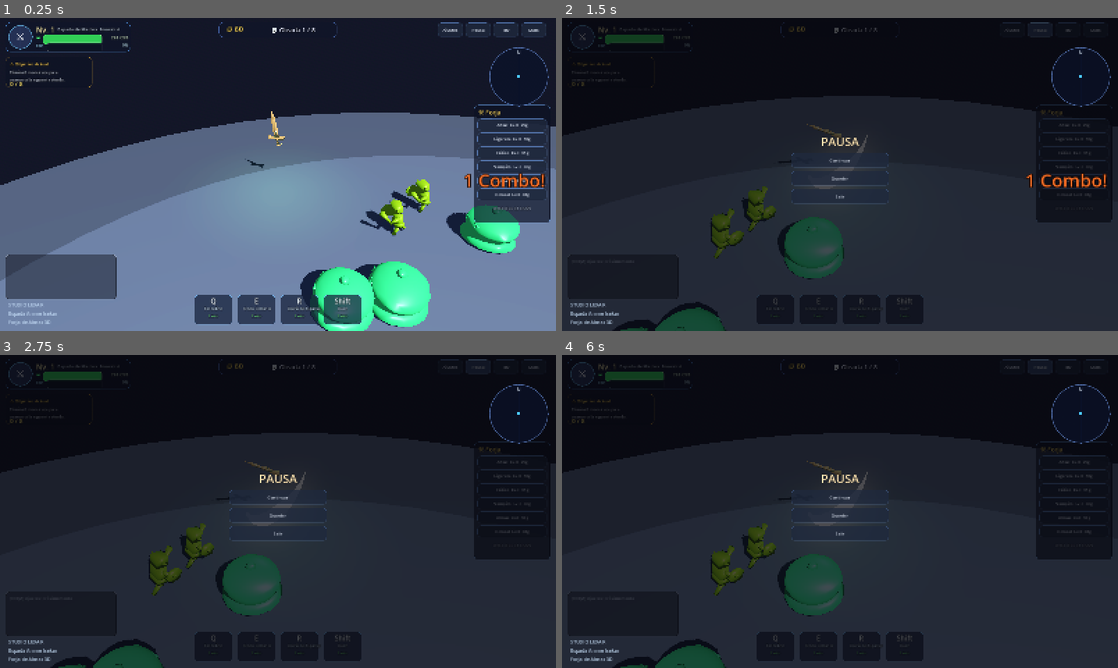
Above: before the commit, frames 1-4 (two rows, left to right).
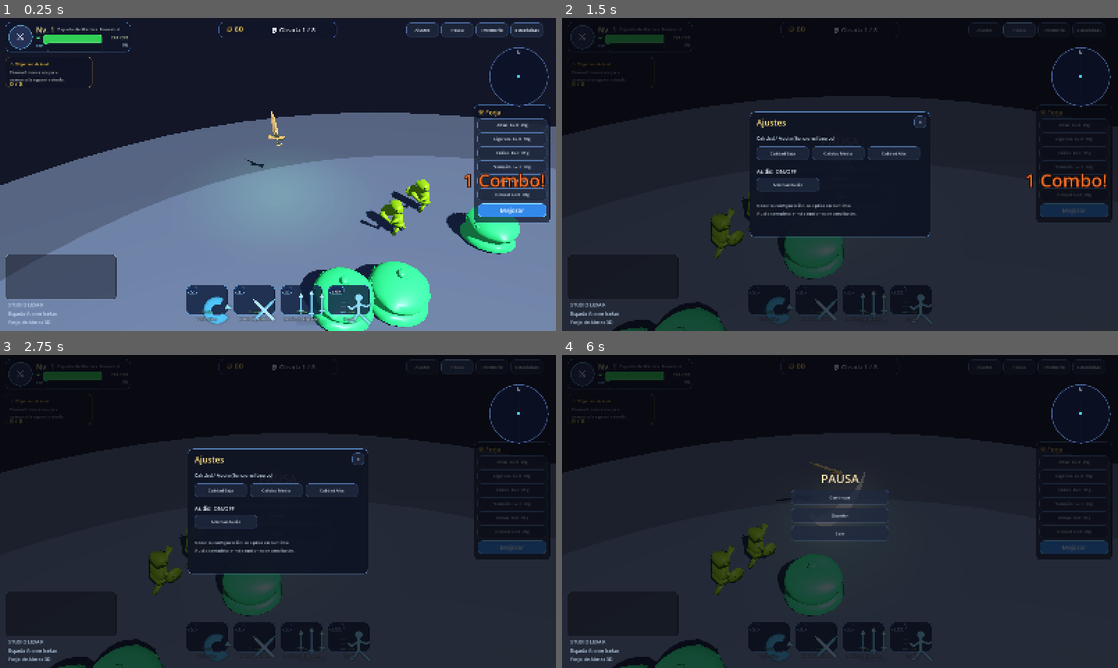
Above: after the commit, the same moments.

Repository: Gxforge/Espada-Anime-Isekai
Game: Godot game, scene res://scenes/Main.tscn
Two runs of this game, one before a commit and one after it. Both use one fixed random seed, a clock stepped at 60 frames per second and the inputs below.
Inputs (mouse positions are in pixels of both pictures, inside the frame that each line leads up to):
- Up to frame 1 (0.25 s): no input
- Up to frame 2 (1.5 s): click "Ajustes" at 0.5 s; click "Pausa" at 1.25 s
- Up to frame 3 (2.75 s): click (505, 367) at 2 s, where only the run before the commit has a clickable "Inv"
- Up to frame 4 (6 s): click (1051, 367) at 2.75 s, where only the run after the commit has a clickable "Inventario"; click (1095, 367) at 3.5 s, where only the run before the commit has a clickable "Stats"; click (1090, 367) at 4.25 s, where only the run after the commit has a clickable "Estadísticas"; click (1073, 545) at 5 s, where only the run after the commit has a clickable "Mejorar"; click (917, 458) at 5.75 s, where only the run after the commit has a clickable "X"

The runs differ from the first frame. In frame 1, 3.5% of the frame differs, in the area x 33-99%, y 1-99%; in frame 2, 6.2%, in the area x 33-99%, y 1-98%; in frame 3, 6.2%; in frame 4, 2.3%.

Commit message:
feat(hud): iconos de skills, paneles ajustes/inventario/stats, botón mejorar y QA 4 resoluciones

Diff:
--- a/godot_project/scripts/HUD.gd
+++ b/godot_project/scripts/HUD.gd
@@ -42,6 +42,11 @@
 var minimap_panel: Control
 var minimap_dots: Array = []
 var branding_label: Label
+var settings_panel: Panel
+var inventory_panel: Panel
+var stats_panel: Panel
+var stats_label: RichTextLabel
+var inventory_label: RichTextLabel
 
 func _ready() -> void:
 	process_mode = Node.PROCESS_MODE_ALWAYS
@@ -72,6 +77,9 @@
 	_build_combo()
 	_build_minimap()
 	_build_branding()
+	_build_settings_panel()
+	_build_inventory_panel()
+	_build_stats_panel()
 
 func _panel_style(bg: Color, border: Color, radius: int = 10, border_w: int = 1) -> StyleBoxFlat:
 	var sb := StyleBoxFlat.new()
@@ -150,23 +158,23 @@
 func _build_top_right() -> void:
 	var panel := HBoxContainer.new()
 	panel.set_anchors_preset(Control.PRESET_TOP_RIGHT)
-	panel.offset_left = -340.0
+	panel.offset_left = -430.0
 	panel.offset_right = -16.0
 	panel.offset_top = 14.0
 	panel.offset_bottom = 54.0
 	panel.grow_horizontal = Control.GROW_DIRECTION_BEGIN
 	panel.add_theme_constant_override("separation", 8)
 	ui_root.add_child(panel)
-	for txt in ["Ajustes", "Pausa", "Inv", "Stats"]:
+	for txt in ["Ajustes", "Pausa", "Inventario", "Estadísticas"]:
 		var b := Button.new()
 		b.text = txt
-		b.custom_minimum_size = Vector2(72, 36)
+		b.custom_minimum_size = Vector2(92, 36)
 		_style_button(b)
 		panel.add_child(b)
 		if txt == "Pausa": b.pressed.connect(_toggle_pause)
-		if txt == "Ajustes": b.pressed.connect(func(): _on_log("Ajustes: próximamente", "upgrade"))
-		if txt == "Inv": b.pressed.connect(func(): _on_log("Inventario: próximamente", "upgrade"))
-		if txt == "Stats": b.pressed.connect(func(): _on_log("Stats: próximamente", "upgrade"))
+		if txt == "Ajustes": b.pressed.connect(_toggle_settings)
+		if txt == "Inventario": b.pressed.connect(_toggle_inventory)
+		if txt == "Estadísticas": b.pressed.connect(_toggle_stats)
 
 func _build_objective() -> void:
 	var panel := Panel.new()
@@ -206,29 +214,66 @@
 		panel.add_child(btn)
 		forge_buttons[key] = btn
 		y += 40
-	var hint := _label(panel, "WASD Click Q E R Shift", Vector2(12, 286), Vector2(196, 20), 10, Color(0.75,0.82,0.95,0.8))
-	hint.horizontal_alignment = HORIZONTAL_ALIGNMENT_CENTER
+	var mejorar := Button.new()
+	mejorar.name = "MejorarBtn"
+	mejorar.position = Vector2(12, 284)
+	mejorar.size = Vector2(196, 38)
+	mejorar.text = "Mejorar"
+	var mnormal := _panel_style(Color(0.2,0.55,0.95,0.95), Color(0.5,0.85,1.0,0.9), 10)
+	var mhover := _panel_style(Color(0.3,0.65,1.0,0.98), Color(0.7,0.92,1.0,1.0), 10)
+	mejorar.add_theme_stylebox_override("normal", mnormal)
+	mejorar.add_theme_stylebox_override("hover", mhover)
+	mejorar.add_theme_stylebox_override("pressed", mnormal)
+	mejorar.add_theme_stylebox_override("focus", mhover)
+	mejorar.add_theme_color_override("font_color", Color(1,1,1,1))
+	mejorar.add_theme_font_size_override("font_size", 18)
+	mejorar.pressed.connect(_on_mejorar_pressed)
+	panel.add_child(mejorar)
 
 func _build_bottom_skills() -> void:
 	var panel := HBoxContainer.new()
 	panel.set_anchors_preset(Control.PRESET_CENTER_BOTTOM)
-	panel.offset_left = -290.0
-	panel.offset_right = 290.0
-	panel.offset_top = -104.0
-	panel.offset_bottom = -18.0
+	panel.offset_left = -320.0
+	panel.offset_right = 320.0
+	panel.offset_top = -132.0
+	panel.offset_bottom = -10.0
 	panel.grow_horizontal = Control.GROW_DIRECTION_BOTH
 	panel.alignment = BoxContainer.ALIGNMENT_CENTER
-	panel.add_theme_constant_override("separation", 14)
+	panel.add_theme_constant_override("separation", 16)
 	ui_root.add_child(panel)
-	for s in [["Q","Torbellino","whirlwind"],["E","Onda Cortante","swordWave"],["R","Lluvia de Espadas","ultimate"],["Shift","Dash","dash"]]:
+	var defs = [
+		["Q","Torbellino","whirlwind","res://assets/ui/skill_q.png"],
+		["E","Onda Cortante","swordWave","res://assets/ui/skill_e.png"],
+		["R","Lluvia de Espadas","ultimate","res://assets/ui/skill_r.png"],
+		["Shift","Dash","dash","res://assets/ui/skill_shift.png"],
+	]
+	for s in defs:
+		var wrap := VBoxContainer.new()
+		wrap.custom_minimum_size = Vector2(120, 118)
+		wrap.add_theme_constant_override("separation", 2)
+		panel.add_child(wrap)
 		var box := Panel.new()
-		box.custom_minimum_size = Vector2(110, 72)
-		box.add_theme_stylebox_override("panel", _panel_style(Color(0.08,0.12,0.22,0.72), Color(0.45,0.75,1.0,0.35), 12))
-		panel.add_child(box)
-		var keyl := _label(box, s[0], Vector2(0,4), Vector2(110,20), 20, Color(0.95,0.98,1.0), HORIZONTAL_ALIGNMENT_CENTER)
-		var namel := _label(box, s[1], Vector2(0,28), Vector2(110,18), 11, Color(0.8,0.9,1.0,0.95), HORIZONTAL_ALIGNMENT_CENTER)
-		var cdl := _label(box, "Listo", Vector2(0,48), Vector2(110,18), 12, Color(0.5,1.0,0.6), HORIZONTAL_ALIGNMENT_CENTER)
-		cd_nodes[s[2]] = {"panel": box, "cd": cdl}
+		box.custom_minimum_size = Vector2(120, 86)
+		box.add_theme_stylebox_override("panel", _panel_style(Color(0.06,0.12,0.24,0.82), Color(0.35,0.7,1.0,0.65), 14))
+		wrap.add_child(box)
+		var icon := TextureRect.new()
+		icon.texture = load(s[3])
+		icon.position = Vector2(24, 8)
+		icon.size = Vector2(72, 56)
+		icon.expand_mode = TextureRect.EXPAND_IGNORE_SIZE
+		icon.stretch_mode = TextureRect.STRETCH_KEEP_ASPECT_CENTERED
+		box.add_child(icon)
+		var key_badge := Panel.new()
+		key_badge.position = Vector2(4,4)
+		key_badge.size = Vector2(28 if s[0]!="Shift" else 42, 22)
+		key_badge.add_theme_stylebox_override("panel", _panel_style(Color(0.1,0.18,0.35,0.95), Color(0.5,0.8,1.0,0.7), 6))
+		box.add_child(key_badge)
+		var keyl := _label(key_badge, s[0], Vector2(0,2), key_badge.size, 12, Color(0.95,0.98,1.0), HORIZONTAL_ALIGNMENT_CENTER)
+		var cdl := _label(box, "Listo", Vector2(0,64), Vector2(120,18), 12, Color(0.5,1.0,0.6), HORIZONTAL_ALIGNMENT_CENTER)
+		var namel := _label(wrap, s[1], Vector2(0,0), Vector2(120,18), 12, Color(0.82,0.9,1.0,0.95), HORIZONTAL_ALIGNMENT_CENTER)
+		namel.custom_minimum_size = Vector2(120, 18)
+		namel.size_flags_horizontal = Control.SIZE_EXPAND_FILL
+		cd_nodes[s[2]] = {"panel": box, "cd": cdl, "icon": icon}
 
 func _build_log() -> void:
 	var panel := Panel.new()
@@ -413,6 +458,23 @@
 
 func _on_upgrade_pressed(key: String, base_cost: int) -> void:
 	if player: player.buy_upgrade(key, base_cost)
+
+func _on_mejorar_pressed() -> void:
+	if player == null: return
+	var base_costs = {"sharpness":25,"swiftness":30,"criticalMastery":35,"vampirism":40,"soulMagnet":30,"bladeSize":45}
+	var best_key := ""
+	var best_cost := 999999
+	for k in base_costs.keys():
+		var lvl = int(player.upgrades.get(k, 0))
+		if lvl >= 10: continue
+		var cost = int(round(base_costs[k] * pow(1.45, lvl)))
+		if player.gold >= cost and cost < best_cost:
+			best_cost = cost
+			best_key = k
+	if best_key != "":
+		player.buy_upgrade(best_key, int(base_costs[best_key]))
+	else:
+		_on_log("No hay mejora asequible", "upgrade")
 
 func _process(delta: float) -> void:
 	_update_boss_bar()
@@ -572,3 +634,148 @@
 	branding_label.add_theme_font_size_override("font_size", 14)
 	branding_label.add_theme_color_override("font_color", Color(0.8,0.9,1.0,0.85))
 	add_child(branding_label)
+
+
+func _build_overlay_panel(title: String, size: Vector2) -> Panel:
+	var p := Panel.new()
+	p.visible = false
+	p.set_anchors_preset(Control.PRESET_CENTER)
+	p.offset_left = -size.x / 2
+	p.offset_right = size.x / 2
+	p.offset_top = -size.y / 2
+	p.offset_bottom = size.y / 2
+	p.grow_horizontal = Control.GROW_DIRECTION_BOTH
+	p.grow_vertical = Control.GROW_DIRECTION_BOTH
+	p.add_theme_stylebox_override("panel", _panel_style(Color(0.06,0.08,0.14,0.95), Color(0.45,0.7,1.0,0.35), 14))
+	add_child(p)
+	var t := _label(p, title, Vector2(20, 14), Vector2(size.x - 40, 30), 24, Color(1.0,0.9,0.55))
+	var close := Button.new()
+	close.text = "X"
+	close.position = Vector2(size.x - 46, 12)
+	close.size = Vector2(34, 34)
+	_style_button(close)
+	close.pressed.connect(func(): p.visible = false)
+	p.add_child(close)
+	return p
+
+func _build_settings_panel() -> void:
+	settings_panel = _build_overlay_panel("Ajustes", Vector2(520, 360))
+	var y := 64.0
+	var info := _label(settings_panel, "Calidad / Audio (funcional básico)", Vector2(20,y), Vector2(480,24), 14, Color(0.8,0.9,1.0))
+	y += 36
+	for opt in [["Calidad Baja","low"],["Calidad Media","medium"],["Calidad Alta","high"]]:
+		var b := Button.new()
+		b.text = opt[0]
+		b.position = Vector2(20, y)
+		b.size = Vector2(150, 38)
+		_style_button(b)
+		var q = opt[1]
+		b.pressed.connect(func(): _apply_quality(q))
+		settings_panel.add_child(b)
+		y += 0
+		# place horizontally by changing x
+		b.position.x = 20 + (["low","medium","high"].find(opt[1]) * 160)
+		b.position.y = 100
+	y = 160
+	var audio_lbl := _label(settings_panel, "Audio: ON/OFF", Vector2(20,160), Vector2(200,24), 16, Color(0.9,0.95,1.0))
+	var audio_btn := Button.new()
+	audio_btn.text = "Alternar Audio"
+	audio_btn.position = Vector2(20, 190)
+	audio_btn.size = Vector2(180, 38)
+	_style_button(audio_btn)
+	audio_btn.pressed.connect(_toggle_audio)
+	settings_panel.add_child(audio_btn)
+	var note := _label(settings_panel, "Nota: la configuración se aplica en runtime.\nAudio completo y más opciones se ampliarán.", Vector2(20,250), Vector2(460,60), 13, Color(0.75,0.82,0.92,0.9))
+	note.autowrap_mode = TextServer.AUTOWRAP_WORD_SMART
+
+func _apply_quality(q: String) -> void:
+	var vp := get_viewport()
+	if vp == null: return
+	match q:
+		"low":
+			vp.msaa_3d = Viewport.MSAA_DISABLED
+			ProjectSettings.set_setting("rendering/lights_and_shadows/directional_shadow/size", 1024)
+		"medium":
+			vp.msaa_3d = Viewport.MSAA_2X
+			ProjectSettings.set_setting("rendering/lights_and_shadows/directional_shadow/size", 2048)
+		"high":
+			vp.msaa_3d = Viewport.MSAA_4X
+			ProjectSettings.set_setting("rendering/lights_and_shadows/directional_shadow/size", 4096)
+	_on_log("Calidad aplicada: %s" % q, "upgrade")
+
+var _audio_muted := false
+func _toggle_audio() -> void:
+	_audio_muted = not _audio_muted
+	AudioServer.set_bus_mute(0, _audio_muted)
+	_on_log("Audio: %s" % ("OFF" if _audio_muted else "ON"), "upgrade")
+
+func _build_inventory_panel() -> void:
+	inventory_panel = _build_overlay_panel("Inventario", Vector2(560, 420))
+	inventory_label = RichTextLabel.new()
+	inventory_label.position = Vector2(20, 56)
+	inventory_label.size = Vector2(520, 340)
+	inventory_label.bbcode_enabled = false
+	inventory_label.add_theme_font_size_override("normal_font_size", 15)
+	inventory_label.add_theme_color_override("default_color", Color(0.9,0.94,1.0))
+	inventory_panel.add_child(inventory_label)
+
+func _build_stats_panel() -> void:
+	stats_panel = _build_overlay_panel("Estadísticas", Vector2(560, 420))
+	stats_label = RichTextLabel.new()
+	stats_label.position = Vector2(20, 56)
+	stats_label.size = Vector2(520, 340)
+	stats_label.bbcode_enabled = false
+	stats_label.add_theme_font_size_override("normal_font_size", 15)
+	stats_label.add_theme_color_override("default_color", Color(0.9,0.94,1.0))
+	stats_panel.add_child(stats_label)
+
+func _toggle_settings() -> void:
+	if settings_panel: settings_panel.visible = not settings_panel.visible
+	if inventory_panel: inventory_panel.visible = false
+	if stats_panel: stats_panel.visible = false
+
+func _toggle_inventory() -> void:
+	if inventory_panel:
+		inventory_panel.visible = not inventory_panel.visible
+		if inventory_panel.visible: _refresh_inventory()
+	if settings_panel: settings_panel.visible = false
+	if stats_panel: stats_panel.visible = false
+
+func _toggle_stats() -> void:
+	if stats_panel:
+		stats_panel.visible = not stats_panel.visible
+		if stats_panel.visible: _refresh_stats()
+	if settings_panel: settings_panel.visible = false
+	if inventory_panel: inventory_panel.visible = false
+
+func _refresh_inventory() -> void:
+	if player == null or inventory_label == null: return
+	var tier = GameData.get_sword_for_level(player.sword_level)
+	var lines := []
+	lines.append("Espada actual: %s (Nv.%d)" % [str(tier.get("name","")), player.sword_level])
+	lines.append("Oro: %d" % player.gold)
+	lines.append("Kills: %d  |  Oleada: %d" % [player.kills, player.wave])
+	lines.append("")
+	lines.append("Mejoras:")
+	var base_costs = {"sharpness":25,"swiftness":30,"criticalMastery":35,"vampirism":40,"soulMagnet":30,"bladeSize":45}
+	var names = {"sharpness":"Afilar","swiftness":"Ligereza","criticalMastery":"Crítico","vampirism":"Vampiro","soulMagnet":"Almas","bladeSize":"Colosal"}
+	for k in names.keys():
+		var lvl = int(player.upgrades.get(k,0))
+		var cost = int(round(base_costs[k] * pow(1.45, lvl)))
+		lines.append("- %s: Lv.%d/10 (siguiente: %dg)" % [names[k], lvl, cost])
+	inventory_label.text = "\n".join(lines)
+
+func _refresh_stats() -> void:
+	if player == null or stats_label == null: return
+	var tier = GameData.get_sword_for_level(player.sword_level)
+	var lines := []
+	lines.append("Nivel espada: %d" % player.sword_level)
+	lines.append("HP: %d / %d" % [player.player_hp, player.player_max_hp])
+	lines.append("Daño: %d" % player.damage)
+	lines.append("Velocidad: %.2f" % player.speed)
+	lines.append("Crit: %.1f%%" % (player.crit_chance * 100.0))
+	lines.append("Vampirismo: %.1f%%" % (player.lifesteal * 100.0))
+	lines.append("Oro: %d | Kills: %d | Oleada: %d" % [player.gold, player.kills, player.wave])
+	lines.append("Espada: %s" % str(tier.get("name","")))
+	lines.append("Efecto especial: %s" % str(tier.get("special_effect","none")))
+	stats_label.text = "\n".join(lines)
Binary file added: godot_project/assets/ui/skill_e.png
Binary file added: godot_project/assets/ui/skill_q.png
Binary file added: godot_project/assets/ui/skill_r.png
Binary file added: godot_project/assets/ui/skill_shift.png
